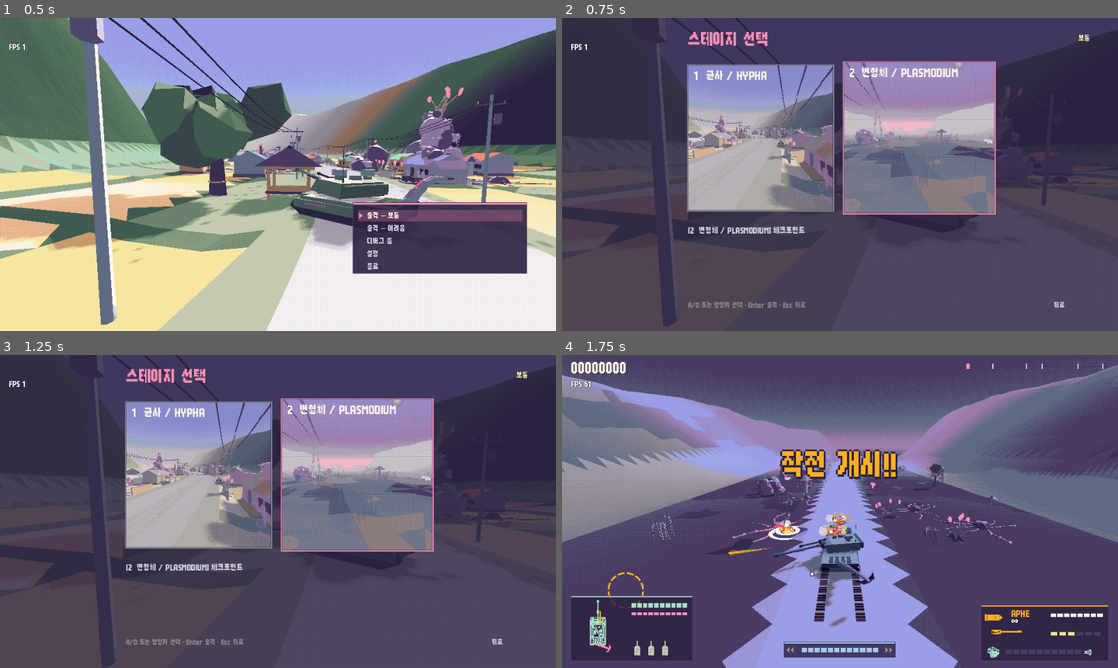
Above: before the commit, frames 1-4 (two rows, left to right).
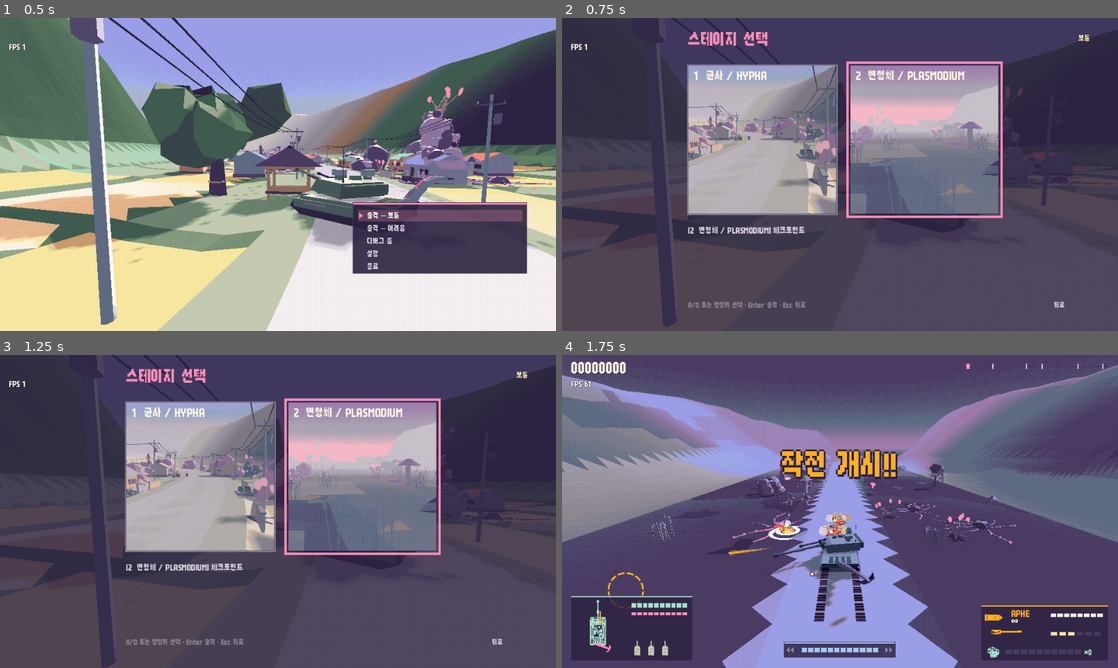
Above: after the commit, the same moments.

Repository: scarf005/orca-class
Game: Godot game, scene res://scenes/main.tscn
Two runs of this game, one before a commit and one after it. Both use one fixed random seed, a clock stepped at 60 frames per second and the inputs below.
Inputs (mouse positions are in pixels of both pictures, inside the frame that each line leads up to):
- Up to frame 1 (0.5 s): no input
- Up to frame 2 (0.75 s): tap Enter (ui_accept) at 0.5 s; drag from (840, 174) to (895, 105) at 0.52 s
- Up to frame 3 (1.25 s): no input
- Up to frame 4 (1.75 s): tap Enter (ui_accept) at 1.25 s; drag from (840, 511) to (812, 574) at 1.27 s

Frame 1 is identical in both runs. In frame 2, 17% of the frame differs, in the area x 22-80%, y 13-64%; in frame 3, 17%; in frame 4, nothing differs.
Error before the commit: Cannot call method 'set_input_as_handled' on a null value. (res://scripts/ui/stage_select.gd:120)
Error after the commit: Cannot call method 'set_input_as_handled' on a null value. (res://scripts/ui/stage_select.gd:121)

Commit message:
fix: draw stage cards as exact native dithered frame crops
Assisted-by: pi:gpt-6.1-sol
Co-authored-by: chatgpt-codex-connector[bot] <199175422+chatgpt-codex-connector[bot]@users.noreply.github.com>

Diff:
--- a/scripts/ui/stage_select.gd
+++ b/scripts/ui/stage_select.gd
@@ -7,7 +7,7 @@
 
 # The persistent FPS label occupies (16, 44)-(112, 60), plus its 2px outline.
 const HEADING_POSITION := Vector2(218, 48)
-const CARD_SIZE := Vector2(250, 250)
+const CARD_SIZE := Vector2(256, 256)
 const CARD_TOP := 82.0
 const CARD_GAP := 24.0
 const CARD_LEFT := 218.0
@@ -33,6 +33,7 @@
 	process_mode = Node.PROCESS_MODE_ALWAYS
 	font = get_theme_default_font()
 	mouse_filter = Control.MOUSE_FILTER_STOP
+	texture_filter = CanvasItem.TEXTURE_FILTER_NEAREST
 	queue_redraw()
 
 func _process(delta: float) -> void:
@@ -197,16 +198,17 @@
 		var pop := 5.0 if card_focus else 0.0
 		var draw_rect_at := Rect2(rect.position - Vector2.ONE * pop, rect.size + Vector2.ONE * pop * 2.0)
 		draw_rect(draw_rect_at, Palette.FUNGUS if card_focus else Palette.STONE, false, 4.0)
-		draw_texture_rect(MAPS[i], draw_rect_at, false)
+		# Only the focus border pops out; the map remains a native 1:1 crop.
+		draw_texture_rect(MAPS[i], rect, false)
 		if selected_stage != i + 1:
-			draw_rect(draw_rect_at, Color(0, 0, 0, 0.12))
-		draw_rect(draw_rect_at, Color(Palette.INK, 0.5), false, 1.0)
+			draw_rect(rect, Color(0, 0, 0, 0.12))
+		draw_rect(rect, Color(Palette.INK, 0.5), false, 1.0)
 		var label := "%d  %s" % [i + 1, tr(STAGE_NAMES[i])]
-		draw_string(font, draw_rect_at.position + Vector2(10, 25), label, HORIZONTAL_ALIGNMENT_LEFT, -1, 18, Palette.CREAM)
+		draw_string(font, rect.position + Vector2(10, 25), label, HORIZONTAL_ALIGNMENT_LEFT, -1, 18, Palette.CREAM)
 		var best := best_score(i + 1)
 		if best > 0:
 			var best_text := tr("STAGE_BEST") % best
-			draw_string(font, draw_rect_at.position + Vector2(10, draw_rect_at.size.y - 12), best_text, HORIZONTAL_ALIGNMENT_LEFT, -1, 11, Palette.BUTTER)
+			draw_string(font, rect.position + Vector2(10, rect.size.y - 12), best_text, HORIZONTAL_ALIGNMENT_LEFT, -1, 11, Palette.BUTTER)
 	var checkpoints := _checkpoints()
 	var prompt_y := 372.0
 	var focus_name := "%d  %s" % [selected_stage, tr(STAGE_NAMES[selected_stage - 1])]
--- a/tests/stage_select_test.gd
+++ b/tests/stage_select_test.gd
@@ -61,6 +61,19 @@
 		var heading_rect := Rect2(StageSelect.HEADING_POSITION - Vector2(0, select.font.get_ascent(26)), heading_size)
 		check(not heading_rect.intersects(fps_rect), "%s stage title clears the FPS counter and its outline" % locale)
 	TranslationServer.set_locale(saved_locale)
+
+func test_stage_cards_use_native_map_size_and_nearest_filtering() -> void:
+	_title = StageSelect.new()
+	add_child(_title)
+	check_eq(_title.texture_filter, CanvasItem.TEXTURE_FILTER_NEAREST, "card explicitly uses nearest filtering")
+	for map: Texture2D in StageSelect.MAPS:
+		check_eq(map.get_size(), StageSelect.CARD_SIZE, "map is drawn at 1:1 native pixel size")
+	await frames(2)
+	var select := _title as StageSelect
+	var before := select._cards.duplicate()
+	select._unhandled_input(_key(KEY_D))
+	await frames(2)
+	check_eq(select._cards, before, "changing focus never resizes the map rectangles")
 
 func test_stage_maps_preserve_the_dither_palette_at_native_size() -> void:
 	for number in [1, 2]:
--- a/tools/capture_course.gd
+++ b/tools/capture_course.gd
@@ -1,6 +1,6 @@
 extends Node
 ## Renders the course from a camera at given distances and saves dithered screenshots.
-## Usage: xvfb-run -a godot --path . -- --run=res://tools/capture_course.gd --d=600 --out=assets/ui/stage1.png [--stage=1] [--square] [--size=256] [--props]
+## Usage: xvfb-run -a godot --path . -- --run=res://tools/capture_course.gd --d=600 --out=assets/ui/stage1.png [--stage=1] [--square] [--size=256] [--props] [--reference=frame.png]
 ## Regenerate stage maps: xvfb-run -a godot --path . -- --run=res://tools/capture_course.gd --stage=1 --d=700 --u=8 --h=5 --props --square --size=256 --out=assets/ui/stage1.png and
 ## xvfb-run -a godot --path . -- --run=res://tools/capture_course.gd --stage=2 --d=1500 --u=-10 --h=5 --props --square --size=256 --out=assets/ui/stage2.png (run `just stage-thumbnails`).
 
@@ -9,26 +9,11 @@
 	var args: Dictionary = preload("res://scripts/main.gd").args()
 	var out: String = args.get("out", "builds/shots")
 	DirAccess.make_dir_recursive_absolute(out.get_base_dir() if args.has("square") else out)
-	var output: Viewport = get_viewport()
 	var output_size := int(args.get("size", "256"))
-	if args.has("square"):
-		var square := SubViewport.new()
-		square.size = Vector2i(output_size, output_size)
-		square.render_target_update_mode = SubViewport.UPDATE_ALWAYS
-		add_child(square)
-		output = square
 	var view := DitherView.new()
-	if args.has("square"):
-		output.add_child(view)
-	else:
-		add_child(view) # The root viewport is still setting up its children during Main._ready.
-	if args.has("square"):
-		# Quantize at the final size: resampling the shader output blends palette colors
-		# and erases its Bayer pattern. Capture the composed DitherView, never its raw texture.
-		view.viewport.size = Vector2i(output_size, output_size)
-		view.mask.size = view.viewport.size
-		for mask in view.class_masks:
-			mask.size = view.viewport.size / 2
+	add_child(view)
+	# Keep the game's native 960x540 view and shader grid. A square is a crop of the
+	# final displayed frame, not a smaller render or a resampled Bayer pattern.
 	var world := World.new()
 	world.stage_number = int(args.get("stage", "1"))
 	view.viewport.add_child(world)
@@ -58,9 +43,16 @@
 		for _i in 30:
 			await get_tree().process_frame
 		await RenderingServer.frame_post_draw
-		var image := output.get_texture().get_image()
+		var image := get_viewport().get_texture().get_image()
+		assert(image.get_size() == DitherView.RESOLUTION, "Capture must use the native displayed frame")
+		if args.has("reference"):
+			var reference: String = args.reference
+			DirAccess.make_dir_recursive_absolute(reference.get_base_dir())
+			image.save_png(reference)
 		if args.has("square"):
-			image.save_png(out)
+			assert(output_size > 0 and output_size <= image.get_height())
+			var origin := (image.get_size() - Vector2i(output_size, output_size)) / 2
+			image.get_region(Rect2i(origin, Vector2i(output_size, output_size))).save_png(out)
 		else:
 			image.save_png("%s/course_%04d.png" % [out, int(d)])
 			view.viewport.get_texture().get_image().save_png("%s/raw_%04d.png" % [out, int(d)])
--- a/tools/stage_select_shots.gd
+++ b/tools/stage_select_shots.gd
@@ -1,6 +1,8 @@
 extends Node
 ## Captures the real title -> stage-select screen in both locales.
-## Usage: xvfb-run -a godot --path . -- --run=res://tools/stage_select_shots.gd --out=/home/scarf/repo/etc/orca-class/screenshots/stage-select
+## Usage: xvfb-run -a godot --path . -- --run=res://tools/stage_select_shots.gd --out=/home/scarf/repo/etc/orca-class/screenshots/stage-select [--verify]
+## For --verify, capture each stage map with capture_course's --reference=<out>/stageN-reference.png.
+## The map and reference must come from the same native frame; no resizing is permitted.
 
 func run() -> int:
 	var args := preload("res://scripts/main.gd").args()
@@ -17,13 +19,56 @@
 		_press_key(KEY_ENTER) # Open the cards through the real sortie menu input path.
 		for _i in 12:
 			await get_tree().process_frame
-		get_viewport().get_texture().get_image().save_png("%s/stage-select-%s.png" % [out, locale])
+		await RenderingServer.frame_post_draw
+		var frame := get_viewport().get_texture().get_image()
+		frame.save_png("%s/stage-select-%s.png" % [out, locale])
+		if args.has("verify") and not _verify_card(frame, 1, locale, out):
+			return 1
 		_press_key(KEY_D)
 		for _i in 6:
 			await get_tree().process_frame
-		get_viewport().get_texture().get_image().save_png("%s/stage-select-%s-stage2.png" % [out, locale])
+		await RenderingServer.frame_post_draw
+		frame = get_viewport().get_texture().get_image()
+		frame.save_png("%s/stage-select-%s-stage2.png" % [out, locale])
+		if args.has("verify") and not _verify_card(frame, 2, locale, out):
+			return 1
 		print("saved stage select %s" % locale)
 	return 0
+
+
+func _verify_card(frame: Image, stage: int, locale: String, out: String) -> bool:
+	var reference := Image.new()
+	if reference.load_png_from_buffer(FileAccess.get_file_as_bytes("%s/stage%d-reference.png" % [out, stage])) != OK:
+		return false
+	if reference.get_size() != DitherView.RESOLUTION:
+		push_error("Reference must be the displayed 960x540 frame")
+		return false
+	var map_size := Vector2i(StageSelect.CARD_SIZE)
+	var origin := (DitherView.RESOLUTION - map_size) / 2
+	var map := Image.new()
+	map.load_png_from_buffer(FileAccess.get_file_as_bytes("res://assets/ui/stage%d.png" % stage))
+	var native_crop := reference.get_region(Rect2i(origin, map_size))
+	map.convert(Image.FORMAT_RGBA8)
+	native_crop.convert(Image.FORMAT_RGBA8)
+	if map.get_data() != native_crop.get_data():
+		push_error("Stage %d asset differs from the native frame crop" % stage)
+		return false
+	# Exclude text and border only; compare every image pixel in the unobscured interior.
+	var interior := Rect2i(8, 40, 240, 180)
+	var card_origin := Vector2i(StageSelect.CARD_LEFT + (stage - 1) * (StageSelect.CARD_SIZE.x + StageSelect.CARD_GAP), StageSelect.CARD_TOP)
+	var card := frame.get_region(Rect2i(card_origin + interior.position, interior.size))
+	var expected := reference.get_region(Rect2i(origin + interior.position, interior.size))
+	card.convert(Image.FORMAT_RGBA8)
+	expected.convert(Image.FORMAT_RGBA8)
+	card.save_png("%s/stage%d-card-%s.png" % [out, stage, locale])
+	expected.save_png("%s/stage%d-reference-crop.png" % [out, stage])
+	var mismatches := 0
+	for y in interior.size.y:
+		for x in interior.size.x:
+			if card.get_pixel(x, y) != expected.get_pixel(x, y):
+				mismatches += 1
+	print("stage %d %s: native asset crop exact; focused card %d/%d pixel mismatches" % [stage, locale, mismatches, interior.size.x * interior.size.y])
+	return mismatches == 0
 
 
 func _press_key(code: Key) -> void:
Binary file changed: assets/ui/stage1.png
Binary file changed: assets/ui/stage2.png
